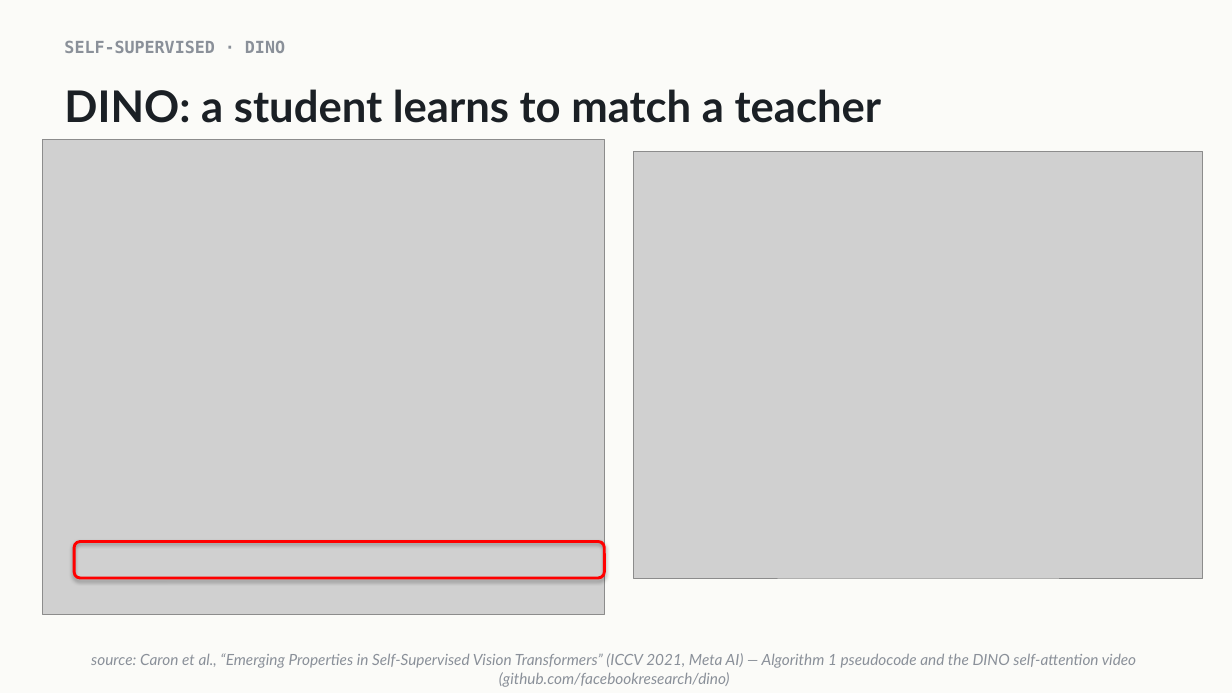
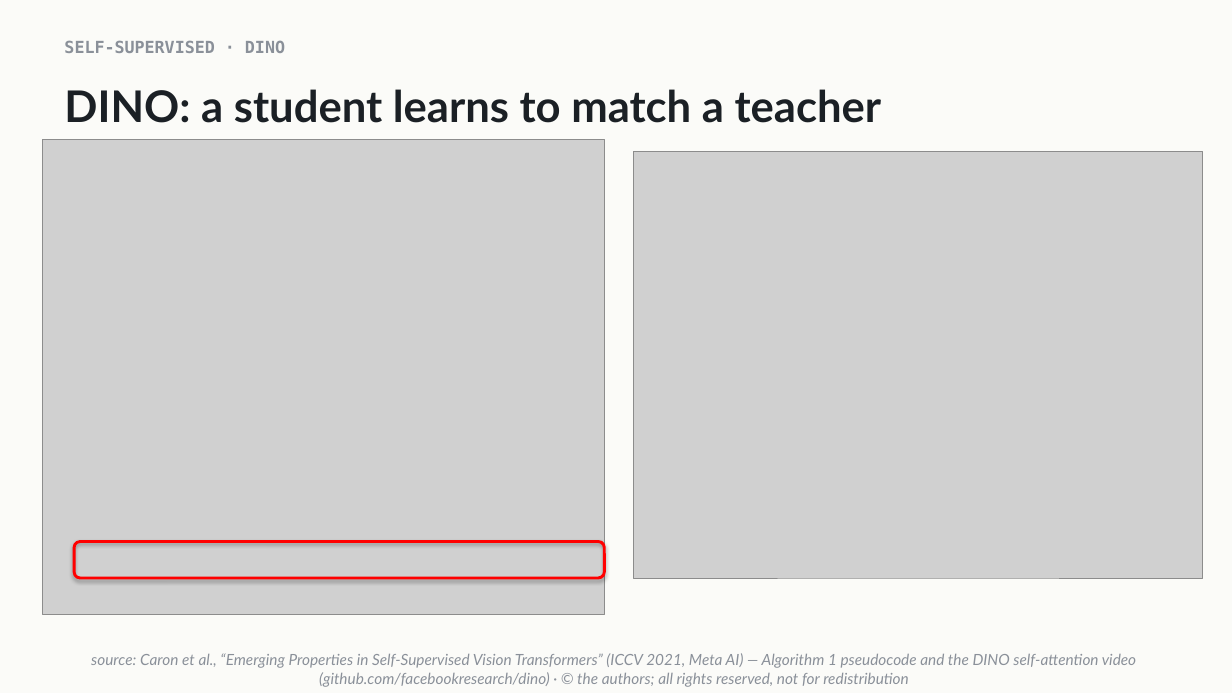
Before and after one commit to indigobio/msacl_dl_course, a slide deck: slide 24 of slides/pptx/lecture11_unsupervised.pptx. Drawn at 1232x693 pixels with LibreOffice and Linux fonts; fonts in the diff are those of the drawing; grey boxes stand for pictures. Boxes give left, top, right and bottom in pixels: in the first picture for what was removed or moved away, otherwise in the second. Text is boxed around its words. In the diff, an @@ line names an element or a change of style, - is before the commit and + after.

```diff
--- a/slides/pptx/lecture11_unsupervised.pptx
+++ b/slides/pptx/lecture11_unsupervised.pptx
@@ text at (91, 653, 1136, 687): text changed @@
-source: Caron et al., “Emerging Properties in Self-Supervised Vision Transformers” (ICCV 2021, Meta AI) — Algorithm 1 pseudocode and the DINO self-attention video (github.com/facebookresearch/dino)
+source: Caron et al., “Emerging Properties in Self-Supervised Vision Transformers” (ICCV 2021, Meta AI) — Algorithm 1 pseudocode and the DINO self-attention video (github.com/facebookresearch/dino) · © the authors; all rights reserved, not for redistribution
```
Also in this commit, not shown: 2 other slides changed, 11 other files.
